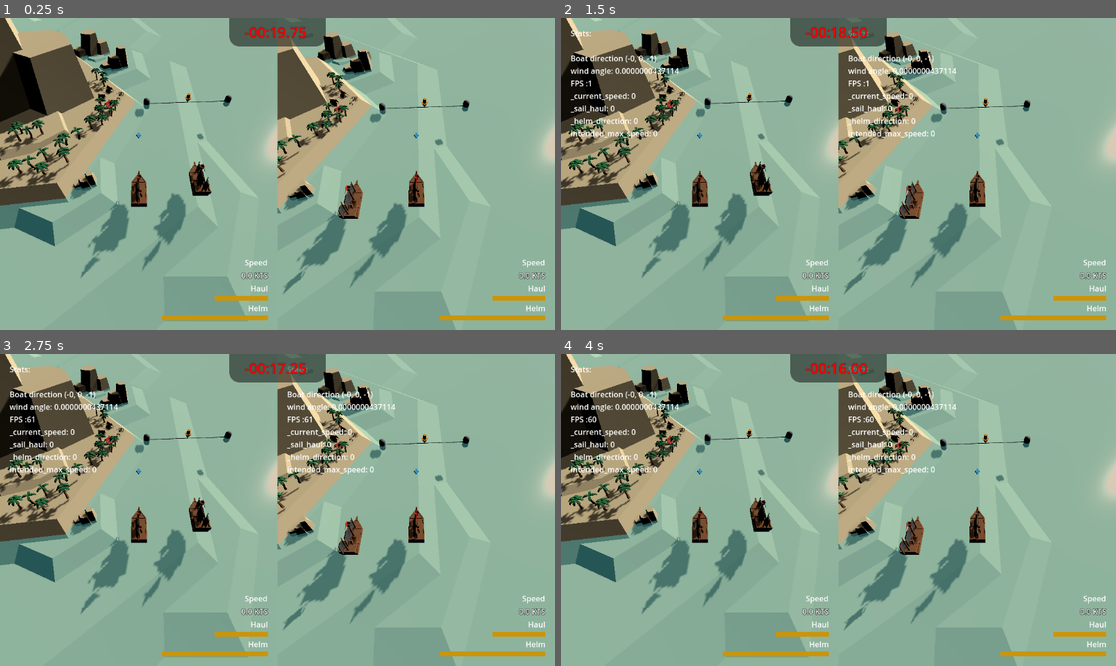
Above: before the commit, frames 1-4 (two rows, left to right).
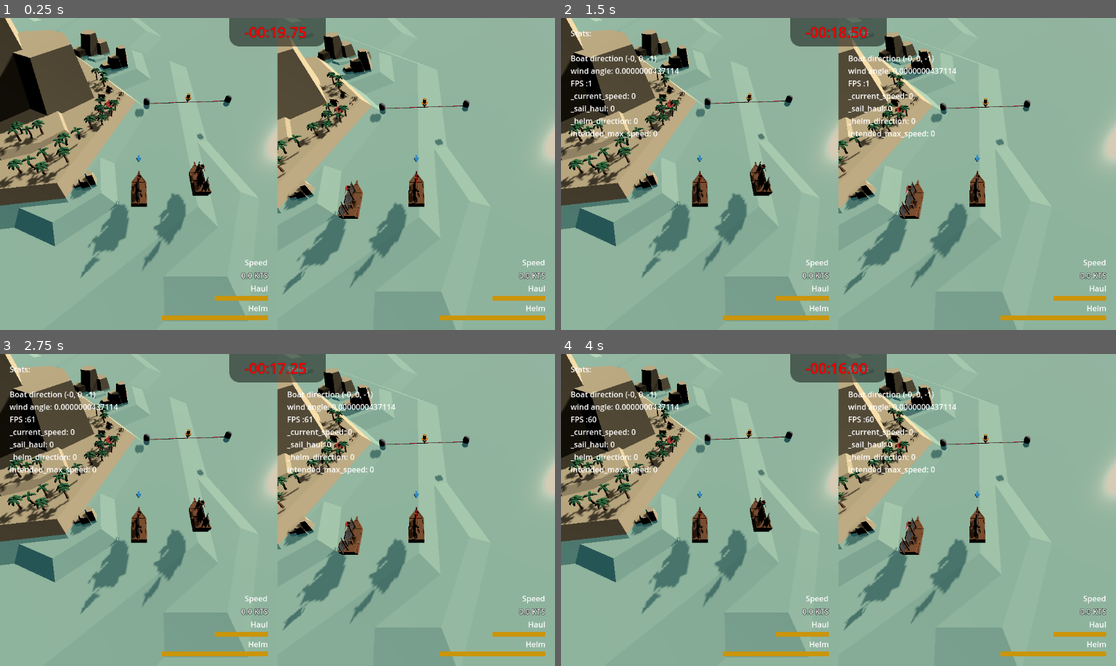
Above: after the commit, the same moments.

Repository: loiclovitana/Crapirate
Game: Godot game, scene res://src/gamemode/race.tscn
Same seed, same stepped clock (60 frames per second), same inputs: the game is played once before the commit and once after it.
Inputs:
- Up to frame 1 (0.25 s): no input
- Up to frame 2 (1.5 s): no input
- Up to frame 3 (2.75 s): no input
- Up to frame 4 (4 s): tap Enter at 2.75 s

The runs differ from the first frame. In frame 1, less than 0.1% of the frame differs, in the area x 3-83%, y 26-71%; in frame 2, less than 0.1%; in frame 3, less than 0.1%; in frame 4, less than 0.1%.

Commit message:
Set starting line color and validation when timer is 0

Diff:
--- a/src/gamemode/parcour/parcours.gd
+++ b/src/gamemode/parcour/parcours.gd
@@ -23,8 +23,8 @@
 	starting_line = checkpoints[0] as RaceLine
 	finish_line = checkpoints[-1] as RaceLine
 
-	# starting_line._has_started=false
-	# TODO: timer for starting
+	starting_line._has_started=false
+	_change_starting_line_color(Color(1,0,0,1))
 
 	# find all player in the scene
 	# FIXME not very clean
@@ -34,6 +34,14 @@
 		b.next_checkpoint = starting_line
 
 
+func _change_starting_line_color(color : Color):
+	var material : Material = starting_line.lineMesh.get_active_material(0)
+	if material and material is BaseMaterial3D:
+		material.set_albedo(color)
+
 # Called every frame. 'delta' is the elapsed time since the previous frame.
 func _process(delta):
-	pass
+	if not starting_line._has_started:
+		if get_parent().timer>=0:
+			starting_line._has_started =true
+			_change_starting_line_color(Color(0,1,0,1))
--- a/src/gamemode/parcour/raceline.gd
+++ b/src/gamemode/parcour/raceline.gd
@@ -53,3 +53,6 @@
 		if _has_started :
 			_pass_checkpoint(boat)
 			_line.add_exception(boat)
+		else:
+			var displacement : Vector3 = 5 * (portMark.get_global_position()-startbordMark.get_global_position()).normalized().rotated(Vector3.UP,PI/2.0)
+			boat.project_to(boat.get_global_position()+displacement)
--- a/src/gamemode/parcour/raceline.tscn
+++ b/src/gamemode/parcour/raceline.tscn
@@ -1,8 +1,11 @@
-[gd_scene load_steps=3 format=3 uid="uid://bshx3wv2h387b"]
+[gd_scene load_steps=4 format=3 uid="uid://bshx3wv2h387b"]
 
 [ext_resource type="Script" path="res://src/gamemode/parcour/raceline.gd" id="1_7fbee"]
 
+[sub_resource type="StandardMaterial3D" id="StandardMaterial3D_uacvo"]
+
 [sub_resource type="CylinderMesh" id="CylinderMesh_wlqfy"]
+material = SubResource("StandardMaterial3D_uacvo")
 top_radius = 0.03
 bottom_radius = 0.03
 radial_segments = 4
@@ -21,6 +24,6 @@
 [node name="LineVisual" type="MeshInstance3D" parent="."]
 unique_name_in_owner = true
 layers = 3072
-transparency = 0.5
+transparency = 0.2
 cast_shadow = 0
 mesh = SubResource("CylinderMesh_wlqfy")
--- a/src/player/boat.gd
+++ b/src/player/boat.gd
@@ -41,6 +41,11 @@
 
 ## determine the next checkpoint in the race
 var next_checkpoint : RaceCheckpoint = null
+
+
+## launch the boat to another position
+func project_to(target_position : Vector3):
+	set_global_position(target_position)
 
 # ==========================================================================================
 #		Processing method
--- a/src/player/view/gps.gd
+++ b/src/player/view/gps.gd
@@ -35,10 +35,6 @@
 	_update_wind_arrow()
 	_update_next_checkpoint_arrow()
 
-## set the position of the wind arrow indication
-func _update_wind_arrow():
-	var arrow_position = boat.get_global_position() - To2DWorld.to_3d(-boat.wind_direction.normalized())*DISTANCE_POINTING_ARROW
-	windArrow.look_at_from_position(arrow_position,boat.get_global_position())
 
 ## set the position of the arrow that indicates the next checkpoint
 func _update_next_checkpoint_arrow():
@@ -58,6 +54,10 @@
 		arrowDirection.set_visible(true)
 		_update_pointing_checkpoint_arrow(boat_to_checkpoint)
 
+## set the position of the wind arrow indication
+func _update_wind_arrow():
+	var arrow_position = boat.get_global_position() - To2DWorld.to_3d(-boat.wind_direction.normalized())*DISTANCE_WIND_ARROW
+	windArrow.look_at_from_position(arrow_position,boat.get_global_position())
 
 func _update_down_checkpoint_arrow():
 	arrowDown.set_global_position(boat.next_checkpoint.get_position_to_go())
